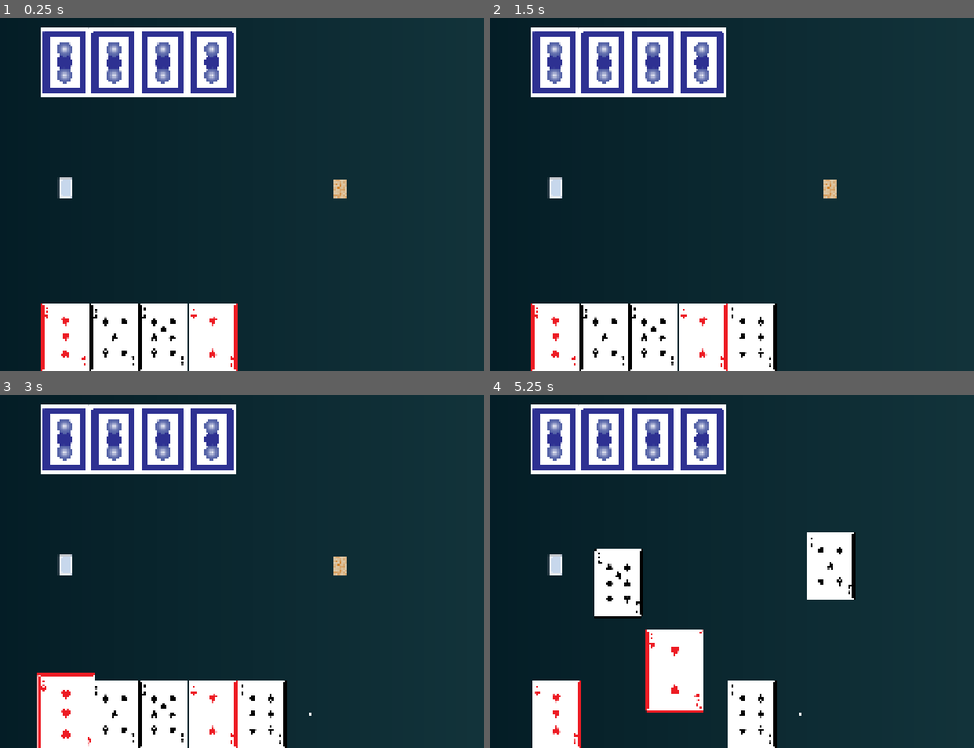
Above: before the commit, frames 1-4 (two rows, left to right).
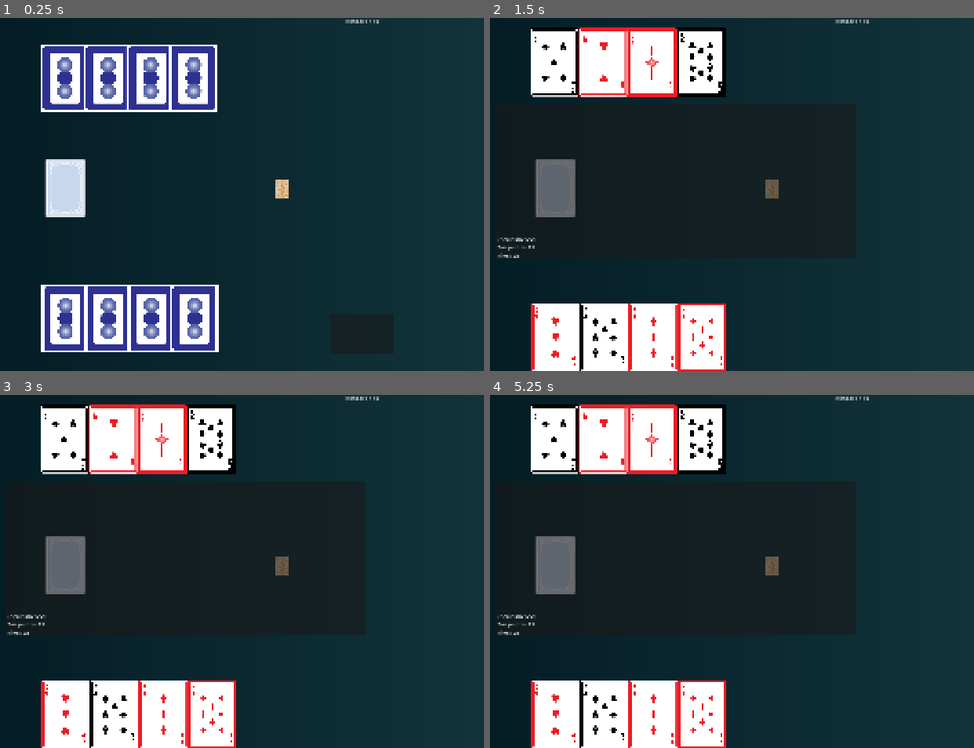
Above: after the commit, the same moments.

Repository: nmanteiga/BrinQo-Quantum-GameJam
Game: Godot game, scene res://scenes/table/table.tscn
Same seed, same stepped clock (60 frames per second), same inputs: the game is played once before the commit and once after it.
Inputs (mouse positions are in pixels of both pictures, inside the frame that each line leads up to):
- Up to frame 1 (0.25 s): no input
- Up to frame 2 (1.5 s): click (853, 335) at 0.52 s; tap Enter at 1.25 s; drag from (552, 187) to (828, 190) at 1.27 s
- Up to frame 3 (3 s): tap Space at 2 s; drag from (338, 567) to (62, 564) at 2.02 s; tap Enter at 2.75 s; move the mouse to (67, 712) at 2.77 s; click (67, 712) at 2.92 s
- Up to frame 4 (5.25 s): tap Space at 3.5 s; drag from (606, 712) to (828, 567) at 3.52 s; drag from (654, 712) to (620, 582) at 4.27 s; drag from (702, 712) to (620, 582) at 5.02 s

The runs differ from the first frame. In frame 1, 17% of the frame differs, in the area x 8-79%, y 0-100%; in frame 2, 10%; in frame 3, 11%; in frame 4, 20%, in the area x 1-79%, y 0-100%.

Commit message:
Implementación Completa Base Prototipo (Excluyendo mazo cuántico)

Diff:
--- a/scenes/table/table.gd
+++ b/scenes/table/table.gd
@@ -1,91 +1,404 @@
 extends Node2D
 @export var card_scene : PackedScene
 
+# --- MUNDO ---
 @onready var pos_jugador = $mano_p1
 @onready var pos_rival = $mano_p2
-@onready var mazo : Array[int]
-var cartas_en_mano_jugador = 0
-var cartas_en_mano_rival = 0
-var slots_jugador = {} # Dictionary to track which slots have cards
-var slots_rival = {} # Dictionary to track which slots have cards
-var carta_en_movimiento
-var carta_hovered #variable para evitar que se resalten otras cartas mientras pasamos una agarrada por encima
+@onready var zona_juego_p1 = $zonaJuego_p1
+@onready var zona_juego_p2 = $zonaJuego_p2
+@onready var mazo_visual = $mazoNormal
+
+# --- REFERENCIAS UI ---
+@onready var label_ronda = $CanvasLayer/LabelRonda
+@onready var boton_plantarse = $CanvasLayer/BotonPlantarse
+@onready var panel_game_over = $CanvasLayer/PanelGameOver
+@onready var label_resultado = $CanvasLayer/PanelGameOver/LabelResultado
+
+
+# -----------------
+# --- VARIABLES ---
+# lógica de juego
+var mazo : Array[int] = []
+var slots_jugador = {}
+var slots_rival = {}
+var descartes_p1 : Array[Carta] = []
+var descartes_p2 : Array[Carta] = []
+var carta_jugada_p1 : Carta = null
+var carta_jugada_p2 : Carta = null
+
+# control de juego
+var ronda_actual : int = 1
+const MAX_RONDAS : int = 10
+var cartas_vistas_ronda : int = 0
+var mirando_carta : bool = false
+var carta_en_movimiento = null
+var carta_hovered = null
 var screen_size
-var cartas_en_descartes1 = []
-var cartas_en_descartes2 = []
-
+
+# fases del juego
+enum Fase { SELECCION, ANIMACION, GAME_OVER }
+var fase_actual : int = Fase.SELECCION
+
+
+# -----------------
+# --- FUNCIONES ---
 func _ready():
 	await get_tree().process_frame
-	randomize() #crea la seed
+	randomize()
 	screen_size = get_viewport_rect().size
+	if panel_game_over: panel_game_over.visible = false
+
+	if boton_plantarse:
+		boton_plantarse.pressed.connect(finalizar_partida)
+
+	if has_node("mazoNormal/Sprite2D"):
+		$mazoNormal/Sprite2D.scale = Vector2(3, 3)
+
 	crear_mazo()
 	repartir_mano_inicial()
+	actualizar_ui_ronda()
 
 func _process(delta: float) -> void:
 	if carta_en_movimiento:
 		var mouse_pos = get_global_mouse_position()
-		carta_en_movimiento.position = Vector2(clamp(mouse_pos.x, 0, screen_size.x),clamp(mouse_pos.y, 0, screen_size.y))
-
+		carta_en_movimiento.global_position = mouse_pos
+
+# gestión del mazo y mano
 func crear_mazo():
-	#52 cartas
+	mazo.clear()
 	for palo in range(4):
 		for valor in range(13):
-				var id = palo * 13 + valor
-				print(id)
-				mazo.append(id)
-	mazo.shuffle() #se randomiza el orden
+			var id = palo * 13 + valor
+			mazo.append(id)
+	mazo.shuffle()
 
 func repartir_mano_inicial():
-	cartas_en_mano_jugador = 0
-	cartas_en_mano_rival = 0
 	slots_jugador.clear()
 	slots_rival.clear()
+	cartas_vistas_ronda = 0
+	mirando_carta = false
+	ronda_actual = 1 # resetea la ronda al iniciar
+
 	for i in range(4):
 		crear_carta_normal(pos_jugador, 1)
-	for i in range(4):
 		crear_carta_normal(pos_rival, 2)
 
+	fase_actual = Fase.SELECCION
+	actualizar_ui_ronda()
+
 func crear_carta_normal(marker: Marker2D, es_jugador: int):
-	if card_scene == null:
-		return
+	if card_scene == null or mazo.is_empty(): return
 
 	var nueva_carta = card_scene.instantiate()
 	add_child(nueva_carta)
 
-	# Find first free slot
+	if mazo_visual:
+		nueva_carta.global_position = mazo_visual.global_position
+	else:
+		nueva_carta.global_position = Vector2(-100, -100)
+
 	var slots_dict = slots_jugador if es_jugador == 1 else slots_rival
 	var indice_posicion = 0
 	while slots_dict.has(indice_posicion):
 		indice_posicion += 1
 
+	if indice_posicion >= 4:
+		nueva_carta.queue_free()
+		return
+
 	nueva_carta.setup_card(mazo.pop_back(), es_jugador)
+	nueva_carta.face_up = false
+	nueva_carta.update_visuals()
 	nueva_carta.slot_index = indice_posicion
 	slots_dict[indice_posicion] = nueva_carta
+
 	colocar_carta(nueva_carta, marker, indice_posicion)
-	if es_jugador == 1: cartas_en_mano_jugador += 1
-	else: cartas_en_mano_rival += 1
-
-func robar_carta_cuantica(es_jugador: bool):
-	if card_scene == null: return
-
-	var nueva_carta = card_scene.instantiate()
-	add_child(nueva_carta)
-
-	var efectos_posibles = [1, 2, 3, 4]
-	var efecto_elegido = efectos_posibles.pick_random()
-
-	nueva_carta.setup_quantum(efecto_elegido, es_jugador)
-
-	if es_jugador:
-		colocar_carta(nueva_carta, pos_jugador, cartas_en_mano_jugador)
-		cartas_en_mano_jugador += 1
-	else:
-		colocar_carta(nueva_carta, pos_rival, cartas_en_mano_rival)
-		cartas_en_mano_rival += 1
 
 func colocar_carta(carta, marker, indice):
 	var separacion = Vector2(150 * indice, 0)
-	carta.position = marker.position + separacion
+	var destino = marker.position + separacion
+
+	carta.rotation_degrees = 0
+	carta.z_index = 10
+
+	var tween = create_tween()
+	tween.tween_property(carta, "position", destino, 0.5).set_trans(Tween.TRANS_CUBIC).set_ease(Tween.EASE_OUT)
+	tween.parallel().tween_callback(func(): carta.z_index = 1).set_delay(0.5)
+
+
+# lógica de juego
+func jugar_carta_en_mesa(carta: Carta, zona: Node2D):
+	var destino_visual
+
+	if carta.controlled_by_player == 1:
+		destino_visual = zona_juego_p1.global_position
+		carta_jugada_p1 = carta
+	else:
+		destino_visual = zona_juego_p2.global_position
+		carta_jugada_p2 = carta
+
+	var tween = create_tween()
+	tween.tween_property(carta, "global_position", destino_visual, 0.2)
+	tween.parallel().tween_property(carta, "rotation_degrees", 0, 0.2)
+	carta.scale = carta.base_scale
+	carta.z_index = 5
+
+	if carta.has_node("CollisionShape2D"):
+		carta.get_node("CollisionShape2D").disabled = true
+
+	var slots_actual = slots_jugador if carta.controlled_by_player == 1 else slots_rival
+	slots_actual.erase(carta.slot_index)
+
+	if carta.controlled_by_player == 1:
+		fase_actual = Fase.ANIMACION
+
+	if carta_jugada_p1 != null and carta_jugada_p2 != null:
+		resolver_ronda()
+	elif carta_jugada_p2 == null:
+		turno_rival_ia_jugar()
+
+func turno_rival_ia_jugar():
+	await get_tree().create_timer(1.0).timeout
+	if slots_rival.size() > 0:
+		var slot_random = slots_rival.keys().pick_random()
+		var carta_ia = slots_rival[slot_random]
+		jugar_carta_en_mesa(carta_ia, zona_juego_p2)
+
+func resolver_ronda():
+	#print("--- RESOLVIENDO ---")
+	await get_tree().create_timer(1.0).timeout
+
+	if carta_jugada_p1:
+		carta_jugada_p1.face_up = true
+		carta_jugada_p1.update_visuals()
+	if carta_jugada_p2:
+		carta_jugada_p2.face_up = true
+		carta_jugada_p2.update_visuals()
+
+	await get_tree().create_timer(2.0).timeout
+	var val1 = obtener_poder_carta(carta_jugada_p1.value)
+	var val2 = obtener_poder_carta(carta_jugada_p2.value)
+	#print("P1 (Valor " + str(val1) + ") vs IA (Valor " + str(val2) + ")")
+
+	#if val1 > val2:
+	#	print("GANADOR: JUGADOR")
+	#elif val2 > val1:
+	#	print("GANADOR: RIVAL")
+	#else:
+	#	print("EMPATE")
+
+	gestionar_descarte(carta_jugada_p1, 1)
+	gestionar_descarte(carta_jugada_p2, 2)
+	carta_jugada_p1 = null
+	carta_jugada_p2 = null
+
+	rellenar_manos_y_seguir()
+
+func gestionar_descarte(carta: Carta, id_jugador: int):
+	var lista_descarte = descartes_p1 if id_jugador == 1 else descartes_p2
+	lista_descarte.append(carta)
+
+	if lista_descarte.size() > 2:
+		var carta_vieja = lista_descarte.pop_front()
+		if is_instance_valid(carta_vieja):
+			carta_vieja.queue_free()
+
+	var rotacion_random = randf_range(-10, 10)
+	var tween = create_tween()
+	tween.tween_property(carta, "rotation_degrees", rotacion_random, 0.3).set_trans(Tween.TRANS_BACK)
+	tween.parallel().tween_property(carta, "modulate", Color(0.7, 0.7, 0.7), 0.3)
+
+	for i in range(lista_descarte.size()):
+		lista_descarte[i].z_index = i
+
+func rellenar_manos_y_seguir():
+	if ronda_actual >= MAX_RONDAS:
+		finalizar_partida()
+		return
+
+	ronda_actual += 1
+	actualizar_ui_ronda()
+
+	#print("--- RELLENANDO PARA RONDA " + str(ronda_actual) + " ---")
+	for i in range(4):
+		if not slots_jugador.has(i):
+			crear_carta_normal(pos_jugador, 1)
+			await get_tree().create_timer(0.2).timeout
+	for i in range(4):
+		if not slots_rival.has(i):
+			crear_carta_normal(pos_rival, 2)
+			await get_tree().create_timer(0.2).timeout
+
+	cartas_vistas_ronda = 0
+	fase_actual = Fase.SELECCION
+
+
+# sistema de puntuación y GAME OVER
+func actualizar_ui_ronda():
+	if label_ronda:
+		label_ronda.text = "Ronda: " + str(ronda_actual) + " / " + str(MAX_RONDAS)
+
+func finalizar_partida():
+	#print("--- FIN DE PARTIDA ---")
+	fase_actual = Fase.GAME_OVER # bloquea cualquier interacción
+
+	# girar todas las cartas para ver qué tenían
+	for carta in slots_jugador.values():
+		carta.face_up = true
+		carta.update_visuals()
+
+	for carta in slots_rival.values():
+		carta.face_up = true
+		carta.update_visuals()
+
+	# calcular puntos
+	var puntos_p1 = calcular_puntos_mano(slots_jugador)
+	var puntos_p2 = calcular_puntos_mano(slots_rival)
+
+	#print("Puntos Jugador: ", puntos_p1)
+	#print("Puntos Rival: ", puntos_p2)
+
+	# muestra el rto
+	var mensaje = ""
+	if puntos_p1 > puntos_p2:
+		mensaje = "¡HAS GANADO!\n"
+	elif puntos_p2 > puntos_p1:
+		mensaje = "¡HAS PERDIDO!\n"
+	else:
+		mensaje = "¡EMPATE!\n"
+
+	mensaje += "Tus puntos: " + str(puntos_p1) + "\n"
+	mensaje += "Rival: " + str(puntos_p2)
+
+	if label_resultado: label_resultado.text = mensaje
+	if panel_game_over: panel_game_over.visible = true
+	if boton_plantarse: boton_plantarse.visible = false
+
+func calcular_puntos_mano(slots_dict):
+	var total = 0
+	for carta in slots_dict.values():
+		total += obtener_poder_carta(carta.value)
+	return total
+
+
+# input y visualización
+func _input(event):
+	# bloquea las acciones si es game over
+	if fase_actual != Fase.SELECCION or carta_jugada_p1 != null or mirando_carta: return
+
+	if event is InputEventMouseButton and event.button_index == MOUSE_BUTTON_LEFT:
+		if event.is_pressed():
+			var carta = check_carta()
+
+			if carta and carta is Carta and carta.controlled_by_player == 1:
+				if not carta.face_up and cartas_vistas_ronda == 0:
+					activar_vista_temporal(carta)
+					return
+				else:
+					start_drag(carta)
+		else:
+			finish_drag()
+
+func activar_vista_temporal(carta: Carta):
+	mirando_carta = true
+	cartas_vistas_ronda += 1
+	carta.face_up = true
+	carta.update_visuals()
+
+	var tween = create_tween()
+	tween.tween_property(carta, "scale", carta.base_scale * 1.2, 0.2)
+
+	await get_tree().create_timer(2.0).timeout
+
+	carta.face_up = false
+	carta.update_visuals()
+	tween = create_tween()
+	tween.tween_property(carta, "scale", carta.base_scale, 0.2)
+
+	animacion_ia_mirando()
+
+func animacion_ia_mirando():
+	await get_tree().create_timer(0.5).timeout
+
+	if slots_rival.size() > 0:
+		var slot_random = slots_rival.keys().pick_random()
+		var carta_ia = slots_rival[slot_random]
+
+		var tween = create_tween()
+		tween.tween_property(carta_ia, "position", carta_ia.position + Vector2(0, 30), 0.3).set_trans(Tween.TRANS_BACK)
+		tween.parallel().tween_property(carta_ia, "scale", carta_ia.base_scale * 1.1, 0.3)
+
+		await get_tree().create_timer(1.5).timeout
+
+		tween = create_tween()
+		tween.tween_property(carta_ia, "position", carta_ia.position - Vector2(0, 30), 0.3)
+		tween.parallel().tween_property(carta_ia, "scale", carta_ia.base_scale, 0.3)
+
+		await get_tree().create_timer(0.3).timeout
+
+	mirando_carta = false
+
+func start_drag(carta):
+	carta_en_movimiento = carta
+	carta.scale = carta.base_scale * 1.2
+	carta.z_index = 20
+
+func finish_drag():
+	if carta_en_movimiento:
+		var zona_destino = check_slot_carta()
+
+		if zona_destino and fase_actual == Fase.SELECCION:
+			jugar_carta_en_mesa(carta_en_movimiento, zona_destino)
+		else:
+			devolver_carta_a_mano(carta_en_movimiento)
+
+		carta_en_movimiento = null
+
+func devolver_carta_a_mano(carta):
+	var marker_destino = pos_jugador if carta.controlled_by_player == 1 else pos_rival
+	var offset = Vector2(150 * carta.slot_index, 0)
+	var destino = marker_destino.position + offset
+
+	var tween = create_tween()
+	tween.tween_property(carta, "position", destino, 0.3).set_trans(Tween.TRANS_CUBIC)
+
+	carta.rotation_degrees = 0
+	carta.scale = carta.base_scale
+	carta.z_index = 1
+	if carta.has_node("CollisionShape2D"):
+		carta.get_node("CollisionShape2D").disabled = false
+
+
+# sistema de señales
+func connect_card_signals(carta):
+	if !carta.is_connected("hovered", on_hovered_over_card):
+		carta.connect("hovered", on_hovered_over_card)
+	if !carta.is_connected("hovered_off", on_hovered_off_card):
+		carta.connect("hovered_off", on_hovered_off_card)
+
+func on_hovered_over_card(carta):
+	if fase_actual != Fase.SELECCION or mirando_carta: return
+	if !carta_hovered:
+		carta_hovered = true
+		highlight_card(carta, true)
+
+func on_hovered_off_card(carta):
+	if !carta_en_movimiento:
+		highlight_card(carta, false)
+		var nuevo_hover = check_carta()
+		if nuevo_hover and nuevo_hover is Carta:
+			highlight_card(nuevo_hover, true)
+		else:
+			carta_hovered = false
+
+func highlight_card(carta, hovered):
+	if not is_instance_valid(carta) or not carta is Carta: return
+	if hovered:
+		carta.scale = carta.base_scale * 1.2
+		carta.z_index = 10
+	else:
+		carta.scale = carta.base_scale
+		carta.z_index = 1
 
 func check_carta():
 	var space_state = get_world_2d().direct_space_state
@@ -94,11 +407,10 @@
 	parameters.collide_with_areas = true
 	parameters.collision_mask = 1
 	var result = space_state.intersect_point(parameters)
-	if result.size() > 0:
-		var collider = result[0].collider
-		#Para poder arrastrar cartas comprobamos si el collider en el que clicamos lo es para evitar errores
-		if collider is Carta:
-			return collider
+
+	for dict in result:
+		if dict.collider is Carta:
+			return dict.collider
 	return null
 
 func check_slot_carta():
@@ -109,78 +421,17 @@
 	parameters.collision_mask = 2
 	var result = space_state.intersect_point(parameters)
 	if result.size() > 0:
-		var collider = result[0].collider
-		return collider
+		return result[0].collider
 	return null
 
-func connect_card_signals(carta):
-	#recibe las señales de las cartas al detectar ser hovereadas
-	carta.connect("hovered", on_hovered_over_card)
-	carta.connect("hovered_off", on_hovered_off_card)
-
-func on_hovered_over_card(carta):
-	if !carta_hovered:
-		carta_hovered = true
-		highlight_card(carta, true)
-
-func on_hovered_off_card(carta):
-	if !carta_en_movimiento:
-		highlight_card(carta, false)
-		var nuevo_hover = check_carta()
-		if nuevo_hover:
-			highlight_card(nuevo_hover, true)
-		else:
-			carta_hovered = false
-
-func highlight_card(carta, hovered):
-	if hovered:
-		carta.scale = carta.base_scale * 1.2
-		carta.z_index = 2
+# función auxiliar para que el as sea la carta más alta
+func obtener_poder_carta(valor_visual: int) -> int:
+	if valor_visual == 0:
+		return 14
 	else:
-		#al deshoverear deshacemos el aumento de tamaño
-		carta.scale = carta.base_scale
-		carta.z_index = 1
-
-func _input(event):
-	if event is InputEventMouseButton and event.button_index == MOUSE_BUTTON_LEFT:
-		if event.is_pressed():
-			var carta = check_carta()
-			if carta and carta.controlled_by_player == 1:
-				start_drag(carta)
-		else:
-			finish_drag()
-
-func start_drag(carta):
-	carta_en_movimiento = carta
-	carta.scale = carta.base_scale * 1.2
-
-func finish_drag():
-	if carta_en_movimiento:
-		carta_en_movimiento.scale = carta_en_movimiento.base_scale
-		var zona_descartes = check_slot_carta()
-		if zona_descartes:
-			#Por ahora solo creé una zona de descartes
-			#Posteriormente habría que manejar la lógica de detectar en que pila se está dejando la carta
-			cartas_en_descartes1.append(carta_en_movimiento)
-			if cartas_en_descartes1.size() >2:
-				var carta_vieja = cartas_en_descartes1.pop_front()
-				carta_vieja.queue_free()
-			carta_en_movimiento.global_position = zona_descartes.global_position
-			carta_en_movimiento.get_node("CollisionShape2D").disabled = true
-			#Se determina en funcion del propietario de la carta que hueco de la mano queda libre
-			var slots_actual = slots_jugador if carta_en_movimiento.controlled_by_player == 1 else slots_rival
-			slots_actual.erase(carta_en_movimiento.slot_index)
-			if carta_en_movimiento.controlled_by_player == 1:
-				cartas_en_mano_jugador -= 1
-			else:
-				cartas_en_mano_rival -= 1
-		carta_en_movimiento = null
-
-func _on_mazo_especial_input_event(viewport, event, shape_idx):
-	if event is InputEventMouseButton and event.pressed and event.button_index == MOUSE_BUTTON_LEFT:
-		robar_carta_cuantica(true)
-
-
-func _on_mazo_normal_input_event(viewport, event, shape_idx):
-	if event is InputEventMouseButton and event.pressed and event.button_index == MOUSE_BUTTON_LEFT:
-		crear_carta_normal(pos_jugador, 1)
+		return valor_visual + 1
+
+
+# función cartas especiales (a implementar)
+func robar_carta_cuantica(es_jugador: bool):
+	pass
--- a/scenes/table/table.tscn
+++ b/scenes/table/table.tscn
@@ -11,9 +11,6 @@
 
 [sub_resource type="GradientTexture2D" id="GradientTexture2D_0y6hh"]
 gradient = SubResource("Gradient_wpgb8")
-
-[sub_resource type="RectangleShape2D" id="RectangleShape2D_0y6hh"]
-size = Vector2(40, 58)
 
 [sub_resource type="RectangleShape2D" id="RectangleShape2D_vd5qv"]
 size = Vector2(40, 58)
@@ -33,7 +30,10 @@
 "
 
 [sub_resource type="RectangleShape2D" id="RectangleShape2D_wpgb8"]
-size = Vector2(192, 256)
+size = Vector2(193, 256)
+
+[sub_resource type="RectangleShape2D" id="RectangleShape2D_tg5vf"]
+size = Vector2(188, 254)
 
 [node name="table" type="Node2D" unique_id=719587053]
 script = ExtResource("1_wpgb8")
@@ -59,12 +59,10 @@
 position = Vector2(636, 136)
 
 [node name="zonaJuego_p1" type="Marker2D" parent="." unique_id=1282993710]
-visible = false
-position = Vector2(1220, 529)
+position = Vector2(1100, 570)
 
 [node name="zonaJuego_p2" type="Marker2D" parent="." unique_id=1385558279]
-visible = false
-position = Vector2(900, 529)
+position = Vector2(832, 575)
 
 [node name="mazoNormal" type="Area2D" parent="." unique_id=204766976]
 position = Vector2(639, 520)
@@ -75,11 +73,8 @@
 vframes = 4
 frame = 27
 
-[node name="CollisionShape2D" type="CollisionShape2D" parent="mazoNormal" unique_id=1416933828]
-shape = SubResource("RectangleShape2D_0y6hh")
-
 [node name="mazoEspecial" type="Area2D" parent="." unique_id=225839669]
-position = Vector2(1480, 526)
+position = Vector2(1300, 526)
 
 [node name="Sprite2D" type="Sprite2D" parent="mazoEspecial" unique_id=359631183]
 texture = ExtResource("4_vd5qv")
@@ -95,11 +90,67 @@
 script = SubResource("GDScript_wpgb8")
 
 [node name="Area2D" type="Area2D" parent="Descartes1" unique_id=343982799]
+position = Vector2(270, -5)
 collision_layer = 2
 collision_mask = 2
 
 [node name="CollisionShape2D" type="CollisionShape2D" parent="Descartes1/Area2D" unique_id=998354146]
+position = Vector2(-2, 1)
 shape = SubResource("RectangleShape2D_wpgb8")
+
+[node name="Descartes2" type="Node2D" parent="." unique_id=1464561381]
+
+[node name="Area2D" type="Area2D" parent="Descartes2" unique_id=1099856059]
+position = Vector2(831, 575)
+
+[node name="CollisionShape2D" type="CollisionShape2D" parent="Descartes2/Area2D" unique_id=2147226341]
+position = Vector2(2, 0)
+shape = SubResource("RectangleShape2D_tg5vf")
+
+[node name="CanvasLayer" type="CanvasLayer" parent="." unique_id=807943530]
+
+[node name="LabelRonda" type="Label" parent="CanvasLayer" unique_id=674461263]
+anchors_preset = -1
+anchor_left = 0.78000003
+anchor_right = 1.001
+anchor_bottom = 0.16800001
+offset_left = -0.60009766
+offset_top = -2.0
+offset_right = -0.92004395
+offset_bottom = -0.4400177
+
+[node name="BotonPlantarse" type="Button" parent="CanvasLayer" unique_id=1968019780]
+anchors_preset = -1
+anchor_left = 0.754
+anchor_top = 0.83800006
+anchor_right = 0.85700005
+anchor_bottom = 0.95300007
+offset_left = -0.6800537
+offset_top = -0.040039063
+offset_right = -0.44006348
+offset_bottom = -0.2401123
+
+[node name="PanelGameOver" type="Panel" parent="CanvasLayer" unique_id=2028273790]
+anchors_preset = -1
+anchor_left = 0.23700002
+anchor_top = 0.245
+anchor_right = 0.81000006
+anchor_bottom = 0.68200004
+offset_left = -0.040039063
+offset_top = 0.3999939
+offset_right = 0.79992676
+offset_bottom = 0.4399414
+
+[node name="LabelResultado" type="Label" parent="CanvasLayer/PanelGameOver" unique_id=1224346142]
+layout_mode = 1
+anchors_preset = -1
+anchor_top = 0.845
+anchor_right = 0.998
+anchor_bottom = 1.0270001
+offset_left = 8.0
+offset_top = -0.13000488
+offset_right = 0.20202637
+offset_bottom = 0.041931152
 
 [connection signal="input_event" from="mazoNormal" to="." method="_on_mazo_normal_input_event"]
 [connection signal="input_event" from="mazoEspecial" to="." method="_on_mazo_especial_input_event"]
